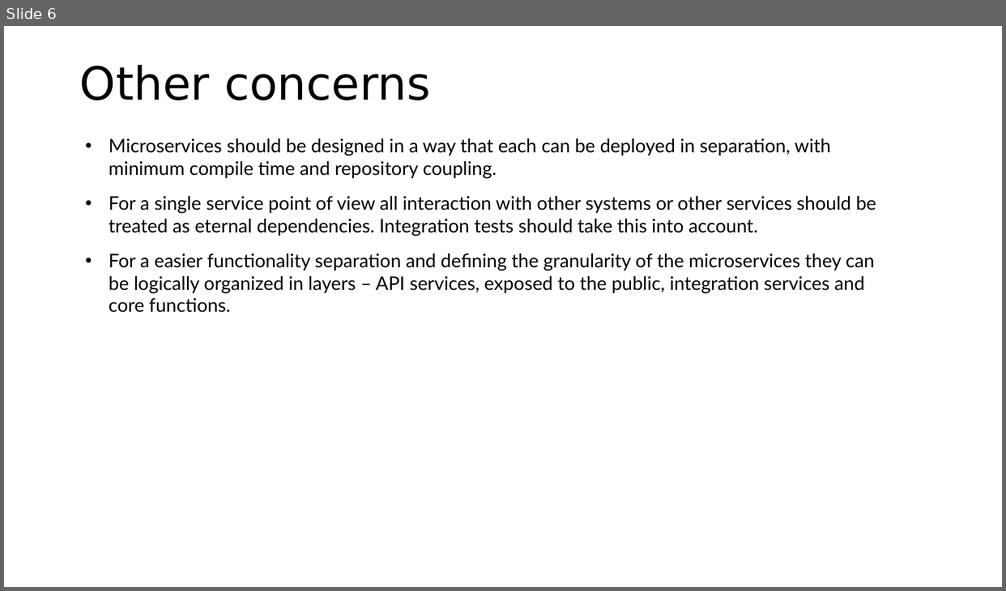
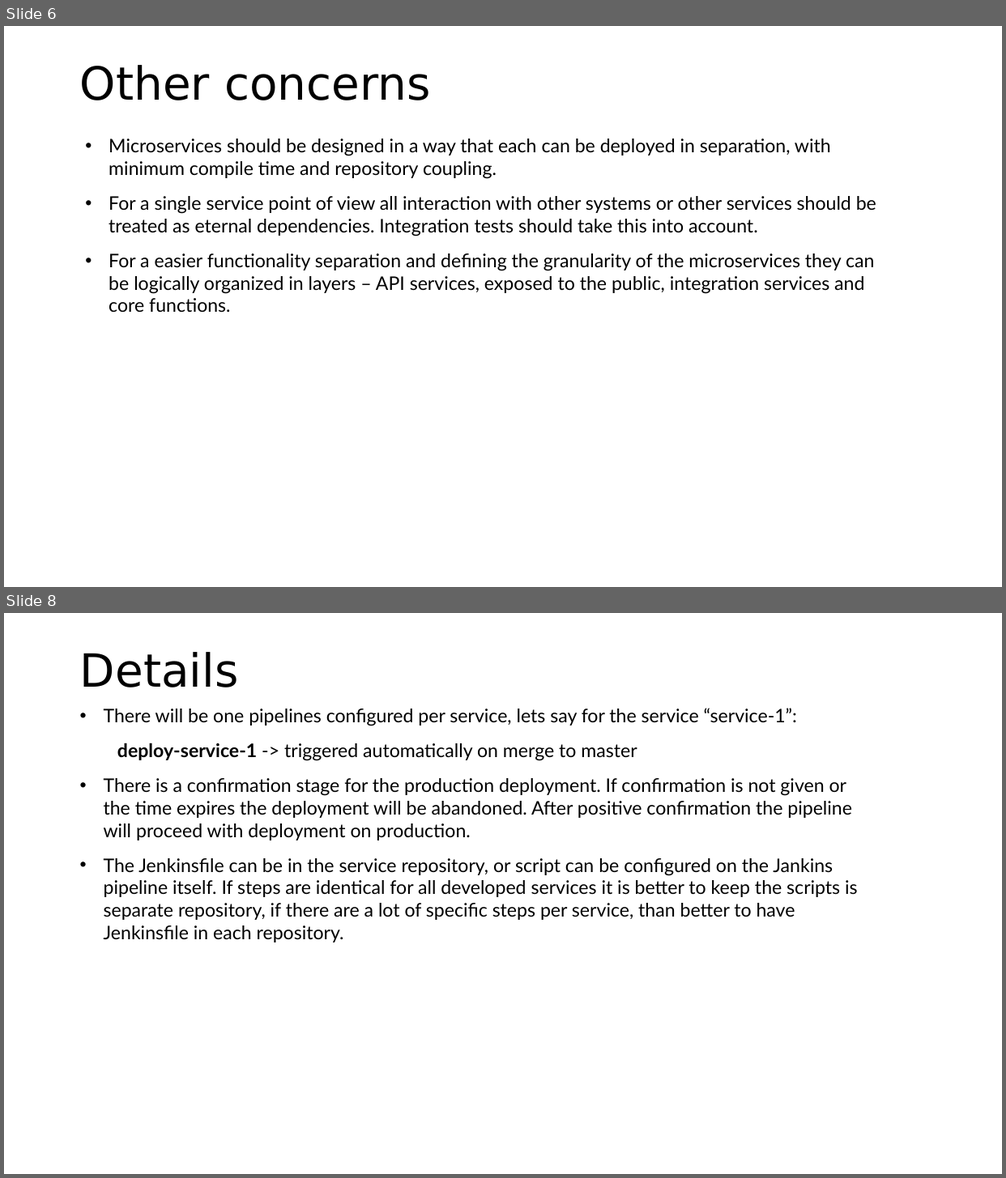
Before and after one commit to mihailnenov/test-python-project, a slide deck: Ps-CICD.pptx. Shown one above the other, each under a label of ours: slide 6 before the commit, slides 6 and 8 after it; the slides between them are not shown. The pictures are 1006x591 and 1006x1178 pixels, drawn with LibreOffice and Linux fonts; fonts in the diff are those of the drawing. Boxes give left, top, right and bottom in pixels: in the first picture for what was removed or moved away, otherwise in the second. Text is boxed around its words. In the diff, an @@ line names an element or a change of style, - is before the commit and + after.

Commit message:
Extends the Jenkinsfile with approve step.

```diff
--- a/Ps-CICD.pptx
+++ b/Ps-CICD.pptx
@@ slide 8 added at [4,613,1002,1174], background #FFFFFF @@
@@ text added at [80,652,239,688], 44 pt, text #000000 @@
+Details
@@ text added at [104,708,858,943], 18 pt, text #000000 @@
+• There will be one pipelines configured per service, lets say for the service “service-1”:
+  deploy-service-1 -> triggered automatically on merge to master
+• There is a confirmation stage for the production deployment. If confirmation is not given or the time expires the deployment will be abandoned. After positive confirmation the pipeline will proceed with deployment on production.
+• The Jenkinsfile can be in the service repository, or script can be configured on the Jankins pipeline itself. If steps are identical for all developed services it is better to keep the scripts is separate repository, if there are a lot of specific steps per service, than better to have Jenkinsfile in each repository.
```
Also in this commit, not shown: 1 slide changed, 1 other file.
